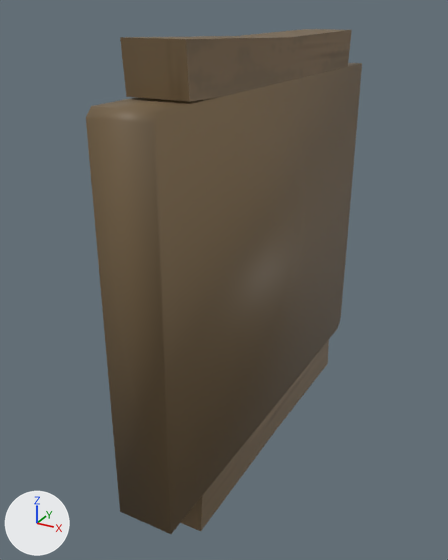
Renders of the FBX model Assets/Stylized_Egypt/Meshes/building/SM_wooden_window_01.fbx from each side of a commit.
Rendered twice from a 50 mm camera at (1.15, -2.64, 1.14) aimed at (-0.23, -0.13, -0.11). The lights are fixed; the arrows at lower left show +X, +Y and +Z. Where no turn or scale is listed for an object, it has been applied to the vertices.

The first picture shows 'SM_wooden_window_01', 'SM_wooden_window_01_ConvexHulls'.
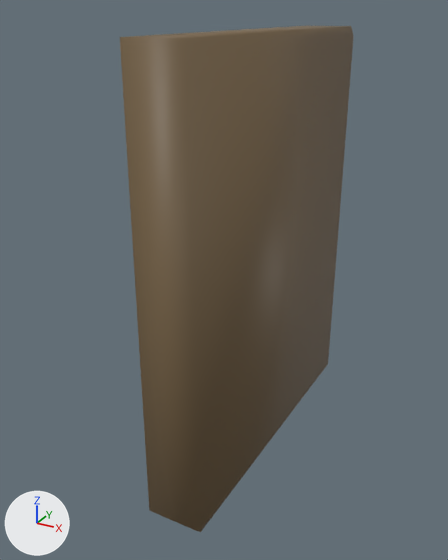
Boxes (x1, y1, x2, y2) around the edits, measured in the pictures (448 x 560 px):
```json
{"object": "SM_wooden_window_01_ConvexHulls", "change": "moved, rescaled", "before": [86, 63, 362, 534], "after": [120, 26, 353, 532], "on screen": "16% narrower, 7% taller"}
{"object": "SM_wooden_window_01", "change": "unchanged, covered by the edit", "before": [120, 29, 352, 531]}
```

Scene script edits in JSON lines:
```json
{"op": "add", "block": "ob_sm_wooden_window_01_convexhulls", "code": "ob_sm_wooden_window_01_convexhulls.parent = ob_sm_wooden_window_23"}
{"op": "set", "path": "ob_sm_wooden_window_01_convexhulls.scale", "old": "(0.01, 0.01, 0.01)", "new": "(1.0, 1.0, 1.0)"}
{"op": "add", "block": "ob_sm_wooden_window_23", "code": ["ob_sm_wooden_window_23 = bpy.data.objects.new('SM_wooden_window_23', None)", "ob_sm_wooden_window_23.location = (0.0, 0.0, 0.0)", "ob_sm_wooden_window_23.rotation_euler = (1.571, 0.0, 0.0)  # degrees (90, 0, 0)", "ob_sm_wooden_window_23.scale = (0.01, 0.01, 0.01)"]}
```
